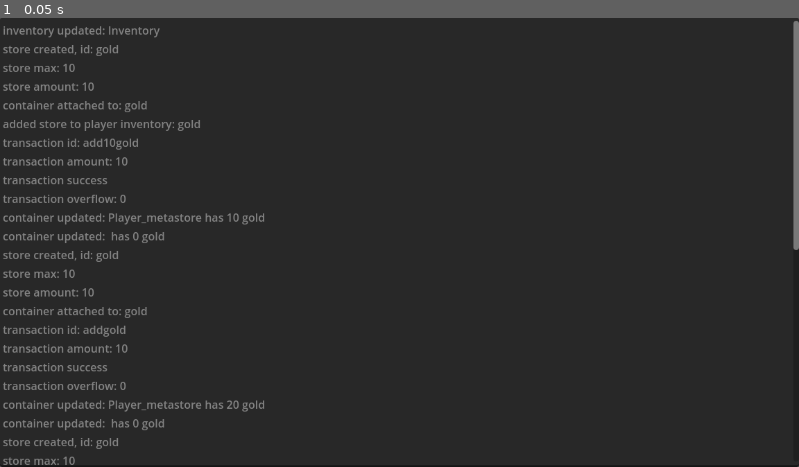
Above: before the commit, frame 1.
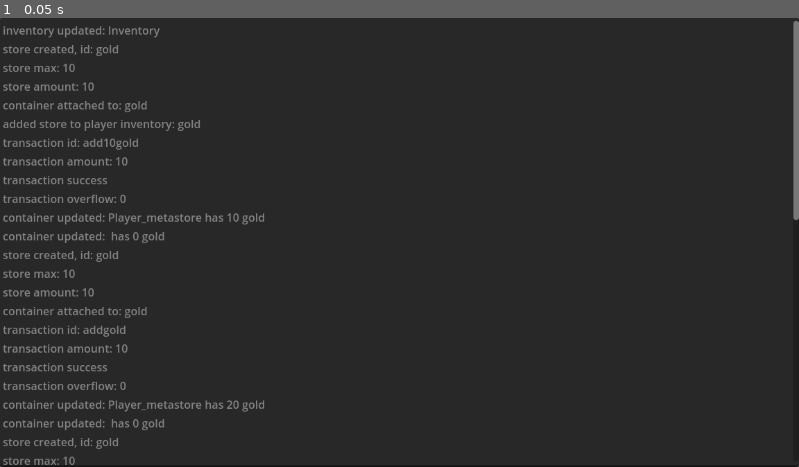
Above: after the commit, the same moment.

Repository: loteque/Godot-RMS
Game: Godot game, scene res://container_transaction_demo/demo.tscn
The game is run twice, just before and just after one commit, with the same random seed, the same clock (stepped at 60 frames per second) and the same inputs. The project has no main scene, so this scene is started directly.
Inputs:
- Up to frame 1 (0.05 s): no input

The runs differ from the first frame. In frame 1, less than 0.1% of the frame differs, in the area x 99-100%, y 44-52%.

Commit message:
add method to remove store from inventory, fix remove_store(), update demo.

Diff:
--- a/Inventory.gd
+++ b/Inventory.gd
@@ -34,5 +34,10 @@
     _metastore.add_store(store, idx)
     added_store.emit(store)
 
+func remove_store(store):
+    var selected = _metastore.get_store_by_name(store.get_id())
+    removed_store.emit(selected)
+    _metastore.remove_store(selected.get_id())
+
 func _ready():
     create_metastore()
--- a/container_transaction_demo/demo.gd
+++ b/container_transaction_demo/demo.gd
@@ -60,6 +60,20 @@
     gold.connect("removed_store", _on_resource_container_removed_store)
     gold.send_update_to_inventory(player_inventory)
 
+    player_inventory.remove_store(player_inventory.get_metastore().get_store_by_name("gold"))
+
+    gold = ResourceContainer.new()
+    gold.id = "gold"
+    gold.max_amount = 110
+    gold.amount = 110
+    add_child(gold)
+    gold.connect("created_store", _on_resource_container_created_store)
+    gold.connect("attached_store", _on_resource_container_attached_store)
+    gold.connect("transaction_executed", _on_resource_container_transaction_executed)
+    gold.connect("updated_store", _on_resource_container_updated_store)
+    gold.connect("removed_store", _on_resource_container_removed_store)
+    gold.send_update_to_inventory(player_inventory)
+
 func _on_resource_container_created_store(store):
     result = result + "store created, id: " + str(store.get_id()) + "\n"
     result = result + "store max: " + str(store.get_max_amount()) + "\n"
--- a/metastore.gd
+++ b/metastore.gd
@@ -64,8 +64,7 @@
         return
 
     if selected:
-        # TODO: #14 Metastore::remove_store() should call .get_inventory_index()
-        _stores[selected._metastore_index] = null
+        _stores[selected.get_inventory_index()] = null
 
 func _init(
     id: String,
